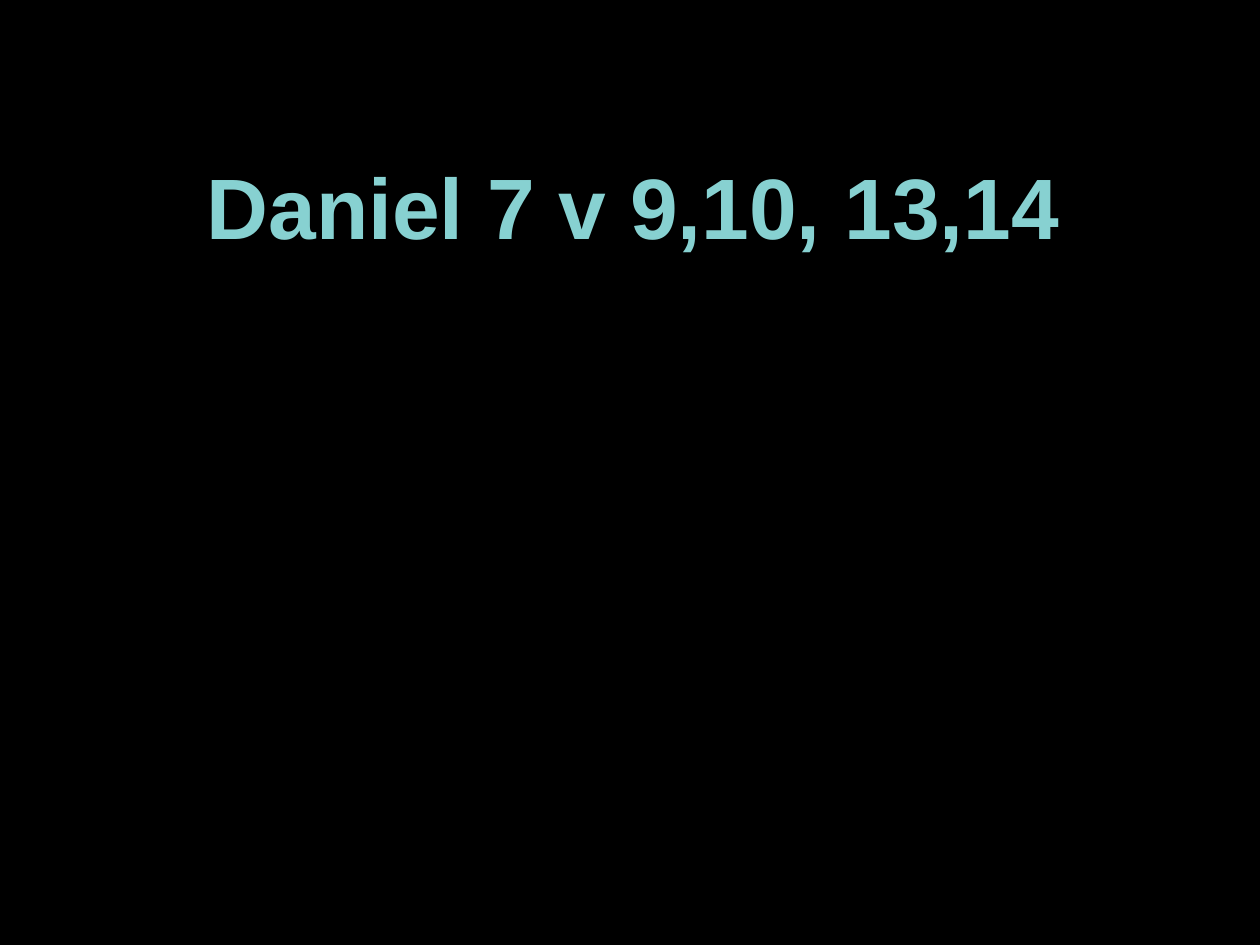
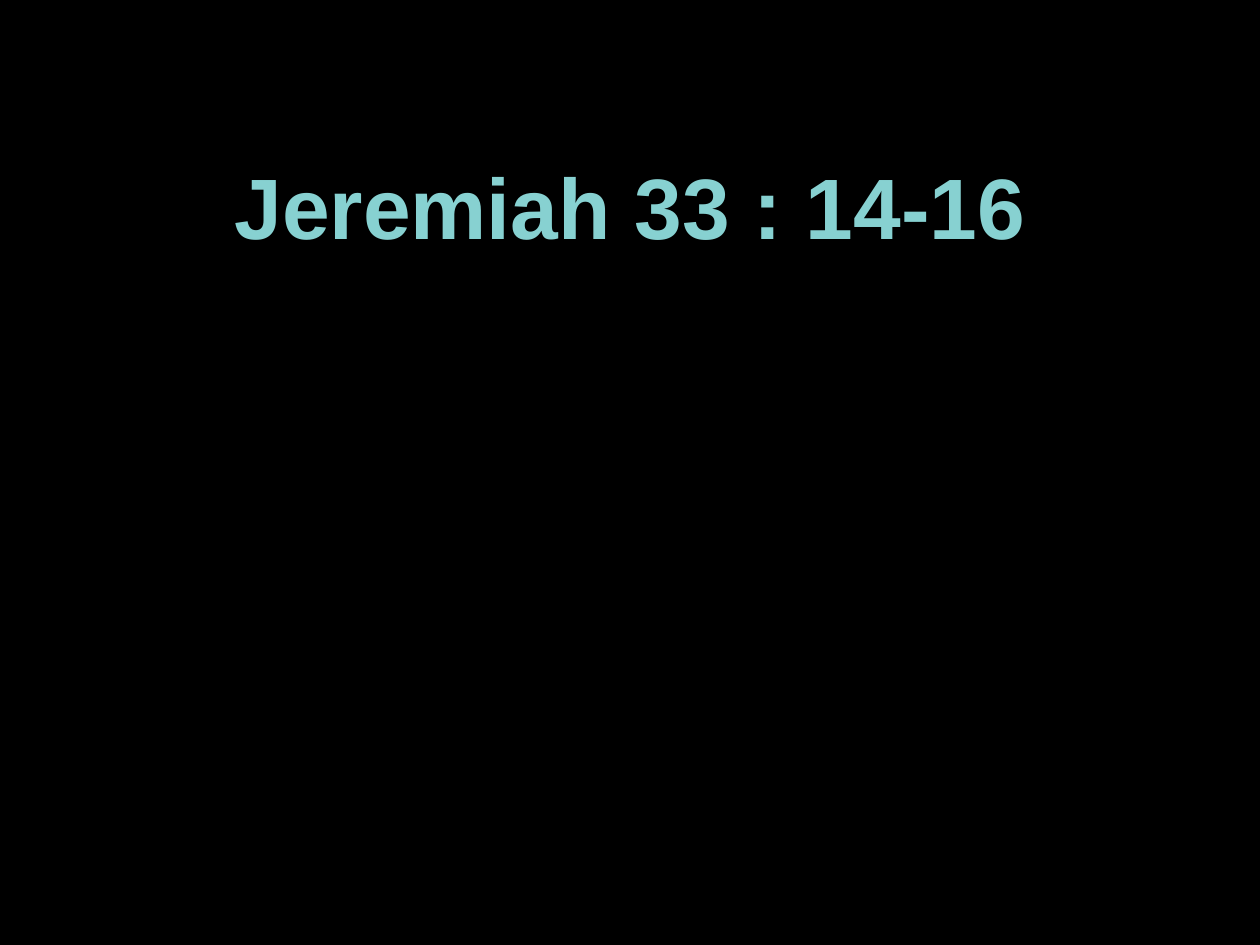
Before and after one commit to martinforsyth/bsuc-audio-visual, a slide deck: slide 1 of resources/presentations/impress/readings.dark.background.odp. Drawn at 1260x945 pixels with LibreOffice and Linux fonts; fonts in the diff are those of the drawing. Boxes give left, top, right and bottom in pixels: in the first picture for what was removed or moved away, otherwise in the second. Text is boxed around its words. In the diff, an @@ line names an element or a change of style, - is before the commit and + after.

```diff
--- a/resources/presentations/impress/readings.dark.background.odp
+++ b/resources/presentations/impress/readings.dark.background.odp
@@ text at (x1=234, y1=177, x2=1025, y2=240): text changed @@
-Daniel 7 v 9,10, 13,14
+Jeremiah 33 : 14-16
```
Also in this commit, not shown: 1 slide added, 1 slide removed, 1 other file.
